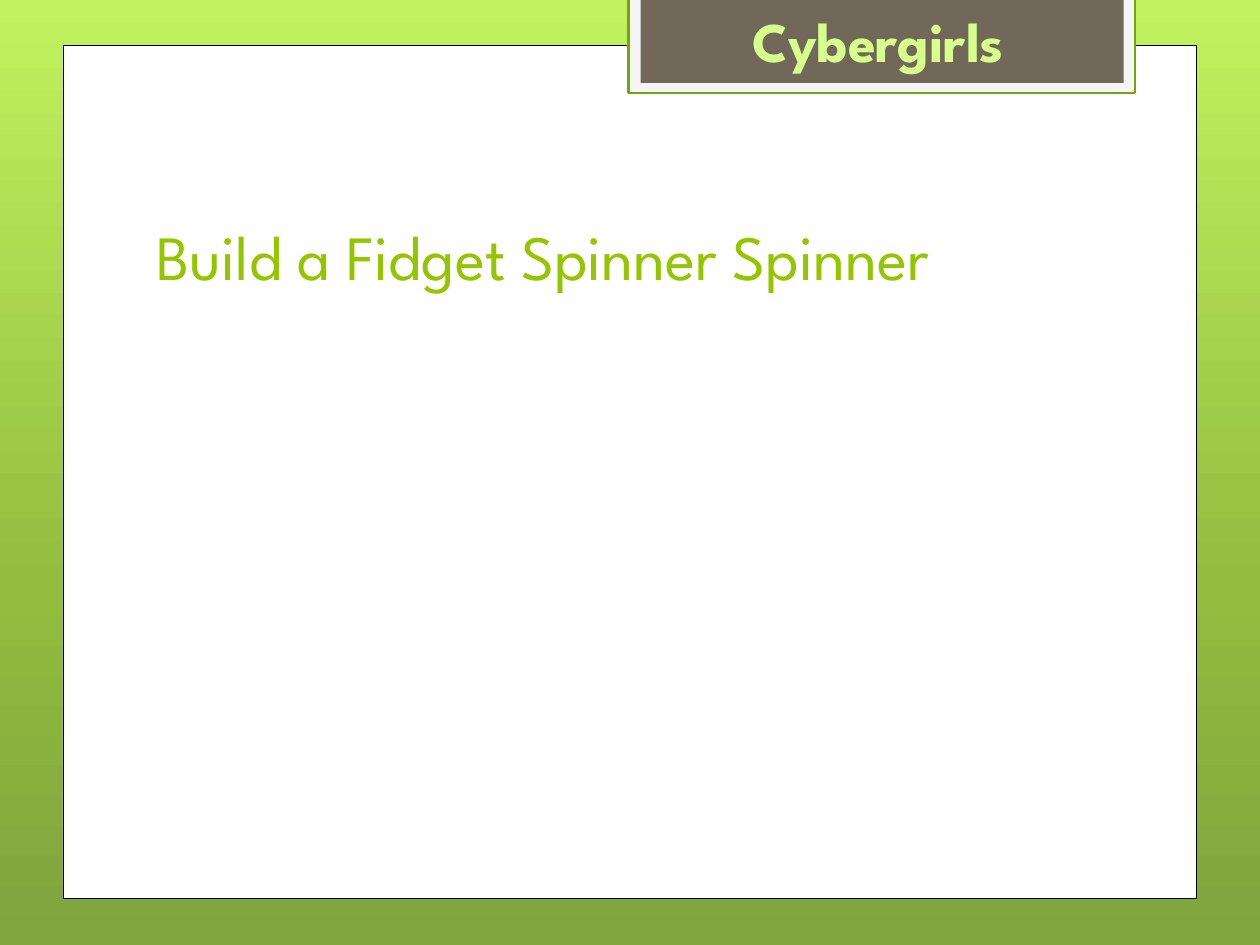
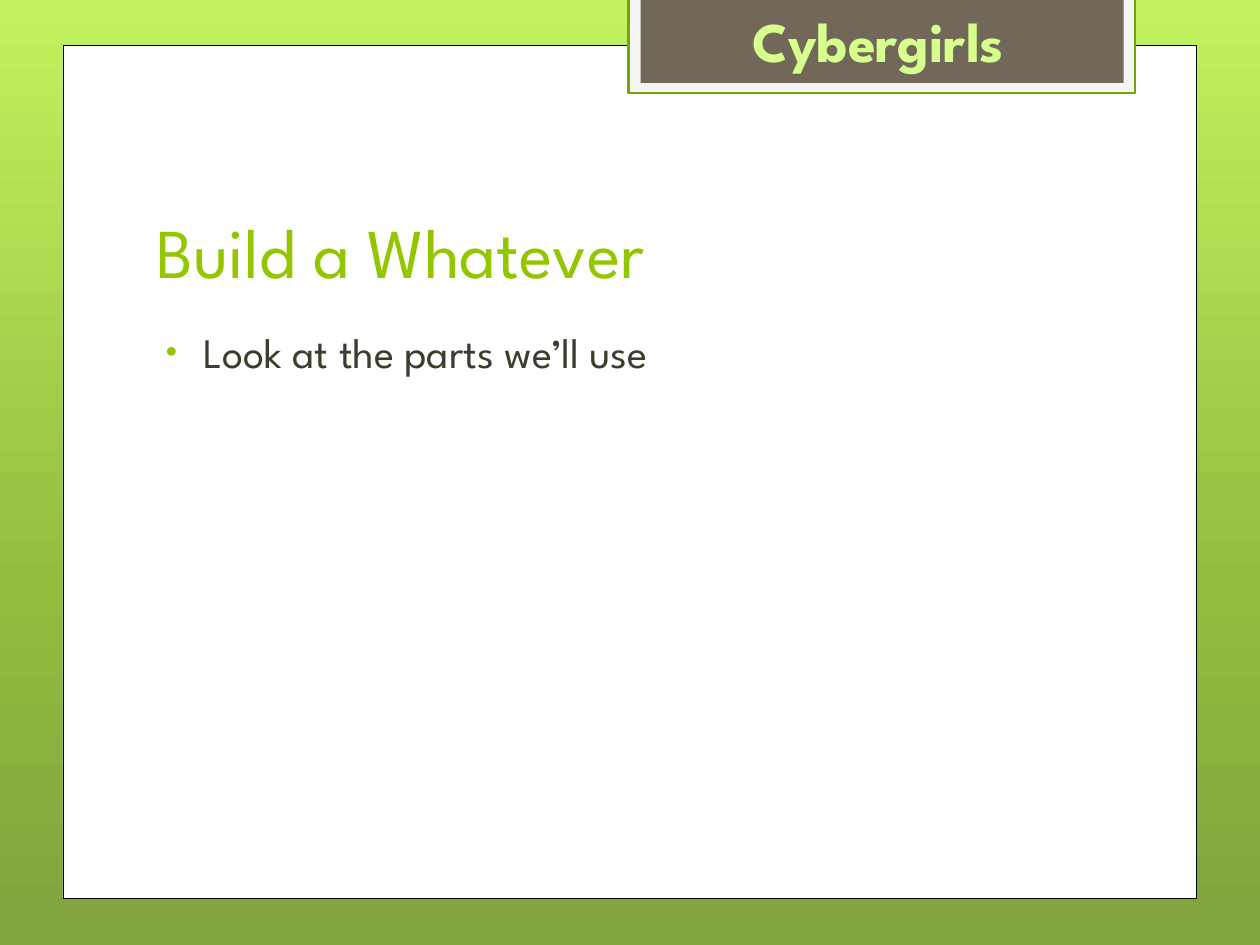
Before and after one commit to drahmel/el-segundo-girl-scouts-robotics-2017, a slide deck: slide 7 of meeting-4-loops/Girl Scouts LEGO Robotics - Meeting 4 - Loops.pptx (slide 5 before the commit). Drawn at 1260x945 pixels with LibreOffice and Linux fonts; fonts in the diff are those of the drawing; background and template pictures are left out. Boxes give left, top, right and bottom in pixels: in the first picture for what was removed or moved away, otherwise in the second. Text is boxed around its words. In the diff, an @@ line names an element or a change of style, - is before the commit and + after.

```diff
--- a/meeting-4-loops/Girl Scouts LEGO Robotics - Meeting 4 - Loops.pptx
+++ b/meeting-4-loops/Girl Scouts LEGO Robotics - Meeting 4 - Loops.pptx
@@ title at (156,230,644,279): text changed; size 36 to 40 pt @@
-Build a Fidget Spinner Spinner
+Build a Whatever
@@ text added at (204,339,648,377), 24 pt, text #3E3D2D @@
+• Look at the parts we’ll use
```
Also in this commit, not shown: 2 other slides changed, 2 slides added, 2 other files.
